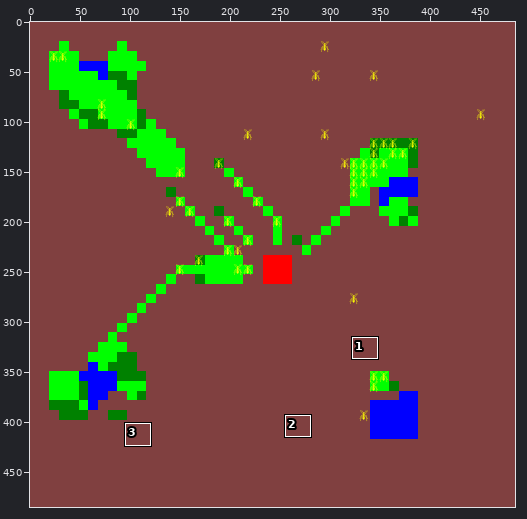
Edited in one commit: sprite sheet (log/examples-ants-change-map-1-end.png). The picture above shows the old version from afar; the outline marks the close-up.
Close-up. Old version:
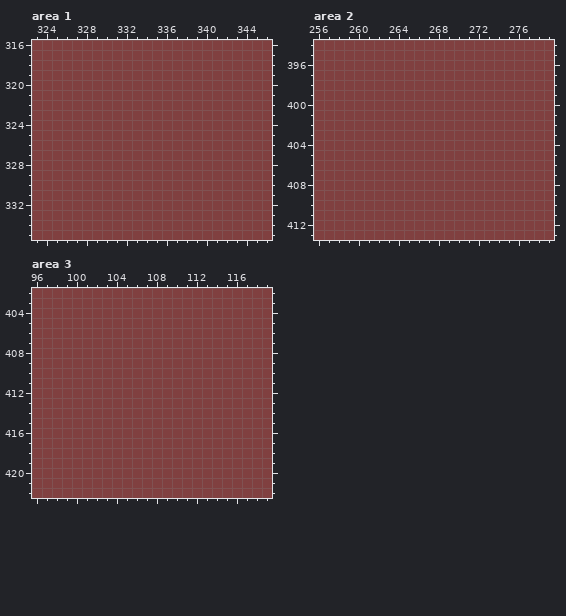
The file is 485x485 pixels. Colours within 5 levels of each other are drawn and written as one. Shown: area 1: x 323..346, y 316..335; area 2: x 256..279, y 394..413; area 3: x 96..119, y 402..422. The commit also changed other parts of the picture, which this record leaves out.
New version:
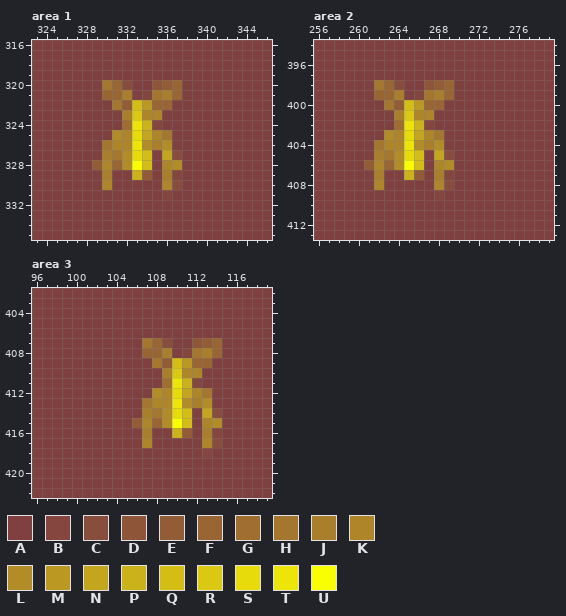
Palette (. is transparent): A #804040  B #84463e  C #884d3c  D #8e5539  E #935c36  F #996633  G #9f6e30  H #a4762e  J #aa7f2b  K #ae8529  L #b28c27  M #bb9822  N #c3a51e  P #cbb11a  Q #d4be16  R #dac813  S #e7db0c  T #ede409  U #f9ff00
Difference:
Area 1:
y 320: x 330..332 AAA -> HFC; x 335..337 AAA -> DEF
y 321: x 330..332 AAA -> FFJ; x 334..337 AAAA -> BHJF
y 322: x 331..336 AAAAAA -> HEQMFF
y 323: x 332..335 AAAA -> JRKK
y 324: x 332..335 AAAA -> GTPB
y 325: x 331..336 AAAAAA -> LKSNKH
y 326: x 330..336 AAAAAAA -> HKKTLJL
y 327: x 330..334 AAAAA -> JHLSQ; x 336..337 AA -> NC
y 328: x 329..334 AAAAAA -> EKFLUQ; x 336..337 AA -> KL
y 329: x 330 A -> J; x 333..334 AA -> PE; x 336..337 AA -> JB
y 330: x 330 A -> K; x 336..337 AA -> KC
y 331: x 336 A -> B
Area 2:
y 398: x 262..264 AAA -> HFC; x 267..269 AAA -> DEF
y 399: x 262..264 AAA -> FFJ; x 266..269 AAAA -> BHJF
y 400: x 263..268 AAAAAA -> HEQMFF
y 401: x 264..267 AAAA -> JRKK
y 402: x 264..267 AAAA -> GTPB
y 403: x 263..268 AAAAAA -> LKSNKH
y 404: x 262..268 AAAAAAA -> HKKTLJL
y 405: x 262..266 AAAAA -> JHLSQ; x 268..269 AA -> NC
y 406: x 261..266 AAAAAA -> EKFLUQ; x 268..269 AA -> KL
y 407: x 262 A -> J; x 265..266 AA -> PE; x 268..269 AA -> JB
y 408: x 262 A -> K; x 268..269 AA -> KC
y 409: x 268 A -> B
Area 3:
y 407: x 107..109 AAA -> HFC; x 112..114 AAA -> DEF
y 408: x 107..109 AAA -> FFJ; x 111..114 AAAA -> BHJF
y 409: x 108..113 AAAAAA -> HEQMFF
y 410: x 109..112 AAAA -> JRKK
y 411: x 109..112 AAAA -> GTPB
y 412: x 108..113 AAAAAA -> LKSNKH
y 413: x 107..113 AAAAAAA -> HKKTLJL
y 414: x 107..111 AAAAA -> JHLSQ; x 113..114 AA -> NC
y 415: x 106..111 AAAAAA -> EKFLUQ; x 113..114 AA -> KL
y 416: x 107 A -> J; x 110..111 AA -> PE; x 113..114 AA -> JB
y 417: x 107 A -> K; x 113..114 AA -> KC
y 418: x 113 A -> B
Changed places in both close-ups, as pixel boxes (x1, y1, x2, y2):
changed: (92, 80, 182, 200)
changed: (364, 80, 454, 200)
changed: (132, 338, 222, 458)
